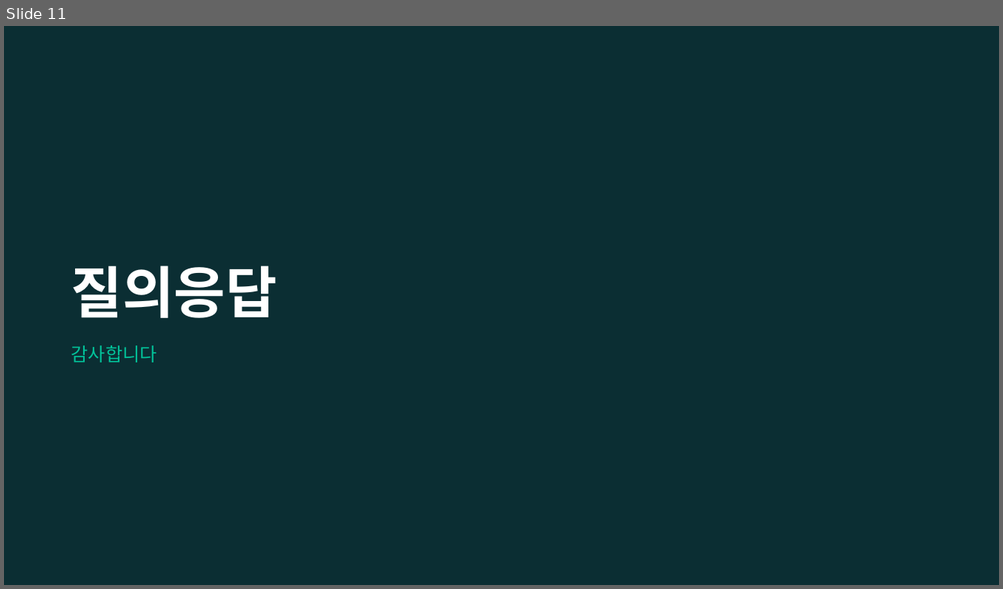
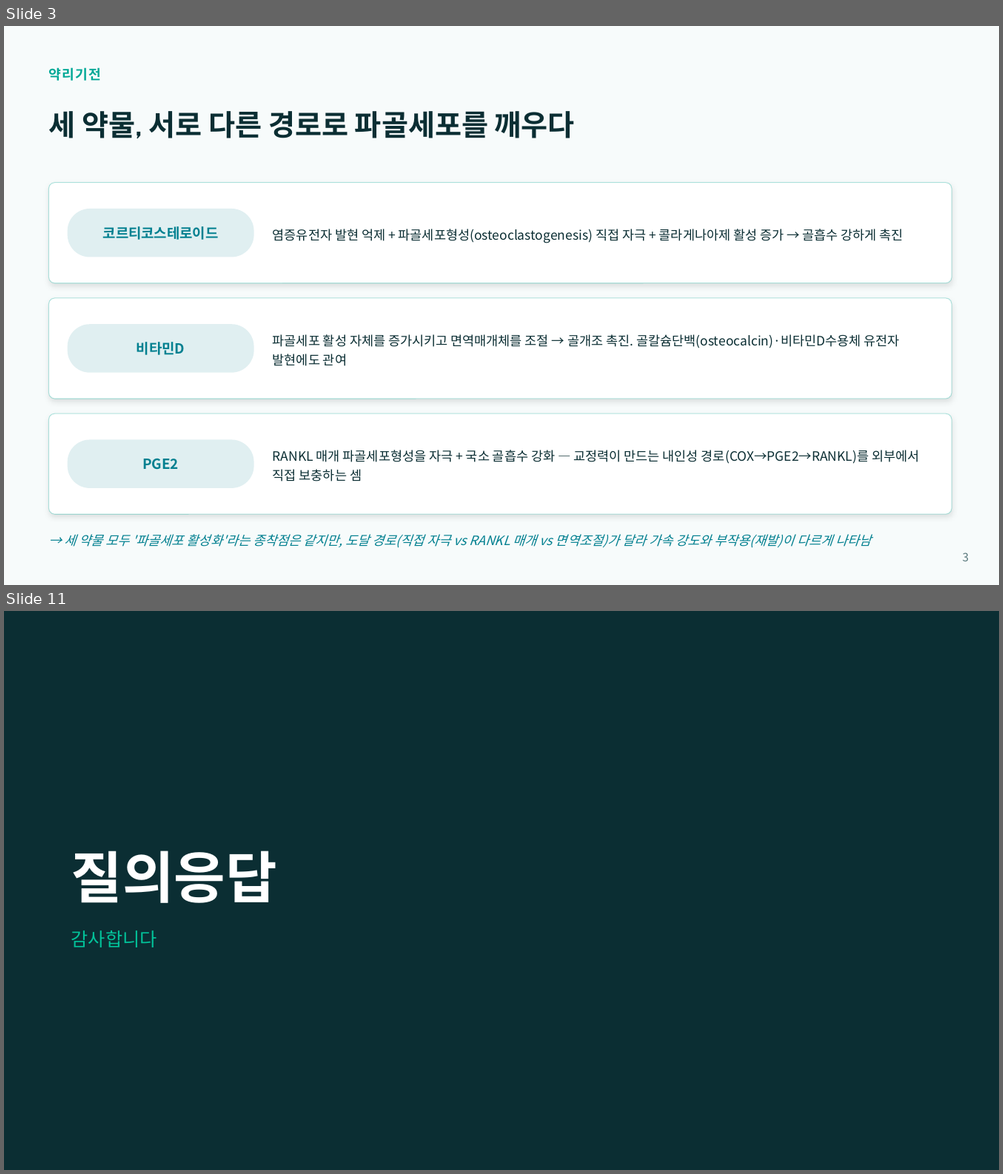
Before and after one commit to yojokem/-, a slide deck: 치과약리학실험2-논문발표/치과약리학실험2_논문발표.pptx. Shown one above the other, each under a label of ours: slide 11 before the commit, slides 3 and 11 after it; the slides between them are not shown. The pictures are 1003x589 and 1003x1174 pixels, drawn with LibreOffice and Linux fonts; fonts in the diff are those of the drawing. Boxes give left, top, right and bottom in pixels: in the first picture for what was removed or moved away, otherwise in the second. Text is boxed around its words. In the diff, an @@ line names an element or a change of style, - is before the commit and + after.

```diff
--- a/치과약리학실험2-논문발표/치과약리학실험2_논문발표.pptx
+++ b/치과약리학실험2-논문발표/치과약리학실험2_논문발표.pptx
@@ slide 3 added at [4, 26, 999, 585], background #F7FBFB @@
@@ text added at [48, 67, 101, 81], 13 pt, text #00A896, bold @@
+약리기전
@@ text added at [48, 111, 575, 138], 28 pt, text #0B2E33, bold @@
+세 약물, 서로 다른 경로로 파골세포를 깨우다
@@ rounded rectangle added at [48, 183, 951, 284], fill #FFFFFF, outline #00A896 0.75 pt @@
@@ rounded rectangle added at [68, 209, 254, 258], fill #028090 at 12% opacity @@
@@ text added at [103, 227, 219, 240], 13.5 pt, text #028090, bold @@
+코르티코스테로이드
@@ text added at [273, 229, 903, 244], 12.5 pt, text #0B2E33 @@
+염증유전자 발현 억제 + 파골세포형성(osteoclastogenesis) 직접 자극 + 콜라게나아제 활성 증가 → 골흡수 강하게 촉진
@@ rounded rectangle added at [48, 298, 951, 399], fill #FFFFFF, outline #00A896 0.75 pt @@
@@ rounded rectangle added at [68, 324, 254, 373], fill #028090 at 12% opacity @@
@@ text added at [273, 335, 899, 366], 12.5 pt, text #0B2E33 @@
+파골세포 활성 자체를 증가시키고 면역매개체를 조절 → 골개조 촉진. 골칼슘단백(osteocalcin)·비타민D수용체 유전자 발현에도 관여
@@ text added at [136, 342, 185, 355], 13.5 pt, text #028090, bold @@
+비타민D
@@ rounded rectangle added at [48, 414, 951, 514], fill #FFFFFF, outline #00A896 0.75 pt @@
@@ rounded rectangle added at [68, 440, 254, 488], fill #028090 at 12% opacity @@
@@ text added at [142, 458, 179, 470], 13.5 pt, text #028090, bold @@
+PGE2
@@ text added at [273, 450, 919, 482], 12.5 pt, text #0B2E33 @@
+RANKL 매개 파골세포형성을 자극 + 국소 골흡수 강화 — 교정력이 만드는 내인성 경로(COX→PGE2→RANKL)를 외부에서 직접 보충하는 셈
@@ text added at [65, 534, 871, 548], 12.5 pt, text #028090, italic @@
+→ 세 약물 모두 '파골세포 활성화'라는 종착점은 같지만, 도달 경로(직접 자극 vs RANKL 매개 vs 면역조절)가 달라 가속 강도와 부작용(재발)이 다르게 나타남
@@ text added at [962, 553, 969, 562], 11 pt, text #5B7A7E @@
+3
```
Also in this commit, not shown: 5 slides changed, 4 other slides added, 5 slides removed, 1 other file.
